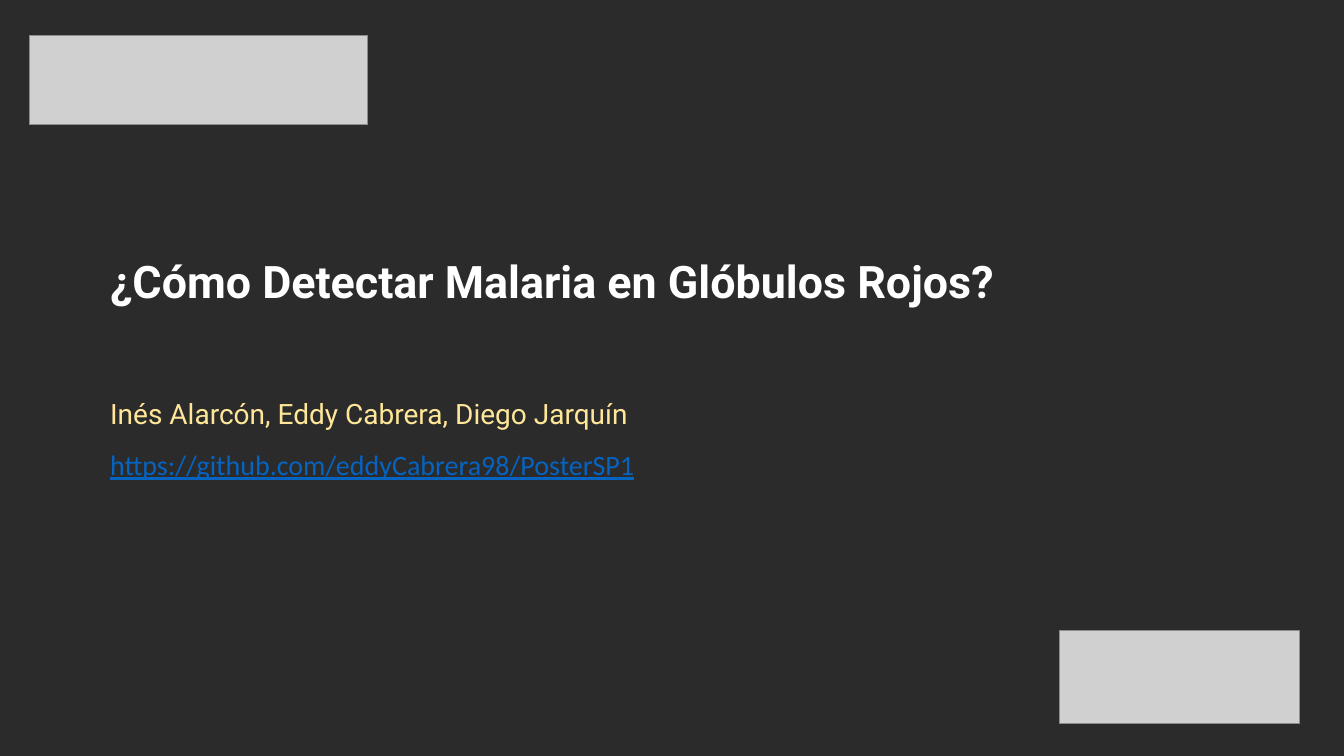
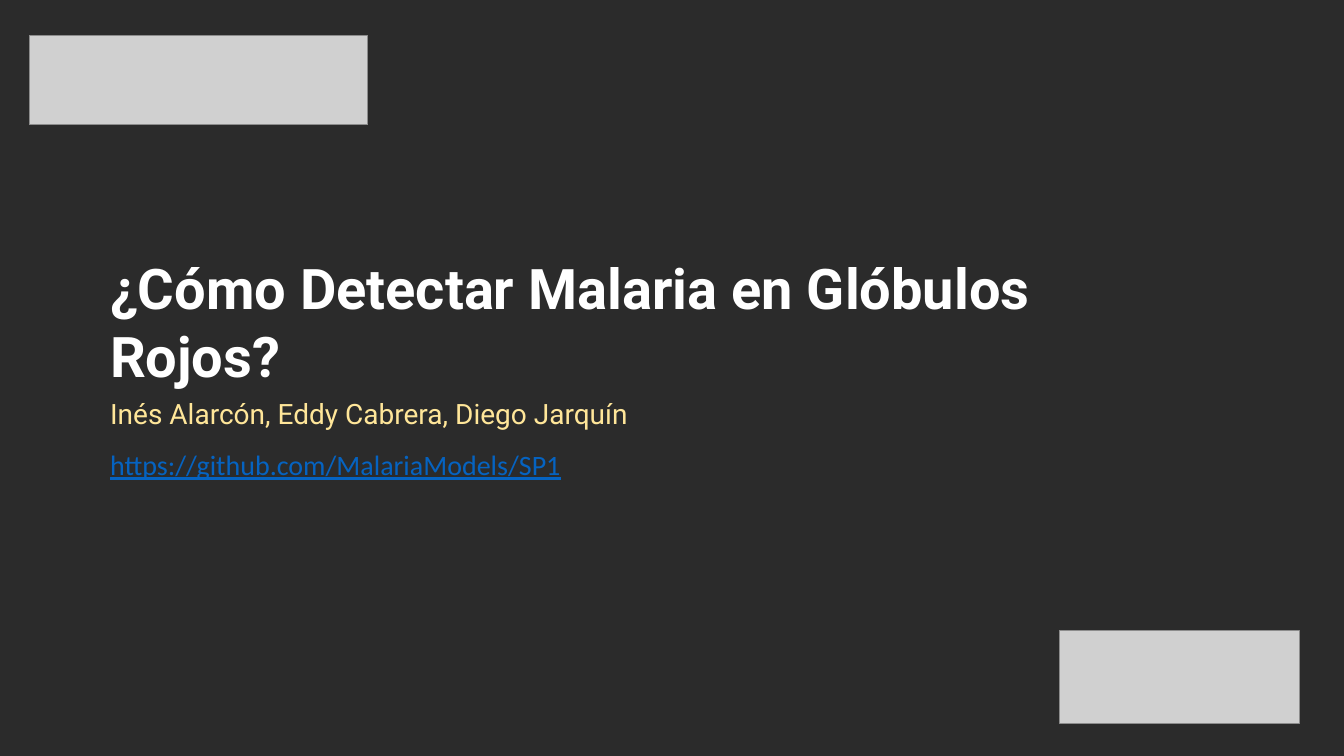
Before and after one commit to MalariaModels/SP1, a slide deck: slide 2 of PosterPresentation.pptx. Drawn at 1344x756 pixels with LibreOffice and Linux fonts; fonts in the diff are those of the drawing; grey boxes stand for pictures; background and template pictures are left out; a plain dark background stands for a picture behind light text. Boxes give left, top, right and bottom in pixels: in the first picture for what was removed or moved away, otherwise in the second. Text is boxed around its words. In the diff, an @@ line names an element or a change of style, - is before the commit and + after.

```diff
--- a/PosterPresentation.pptx
+++ b/PosterPresentation.pptx
@@ text "¿Cómo Detectar Malaria en Glóbulos ..." at box(110, 267, 1030, 389): size 32 to 40 pt @@
@@ text at box(110, 455, 560, 480): text changed @@
-https://github.com/eddyCabrera98/PosterSP1
+https://github.com/MalariaModels/SP1
```
Also in this commit, not shown: 7 other slides changed, 1 other file.
